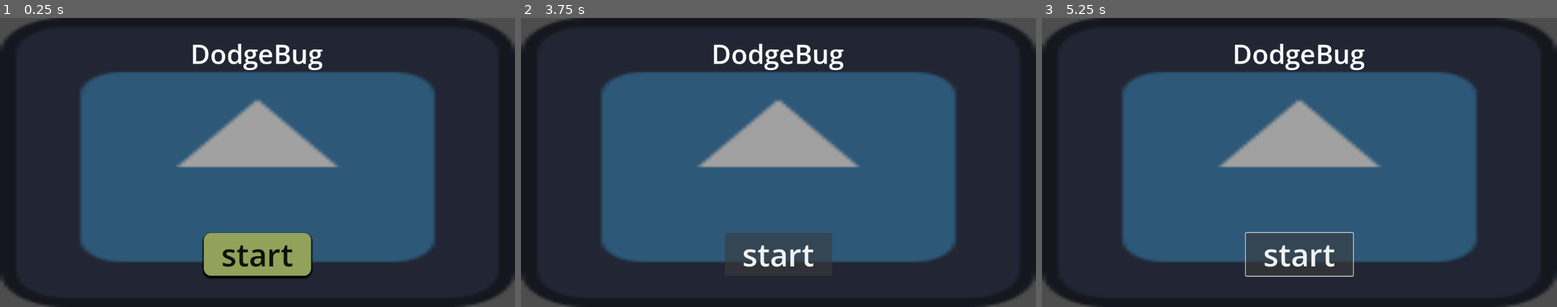
Above: before the commit, frames 1-3 (left to right).
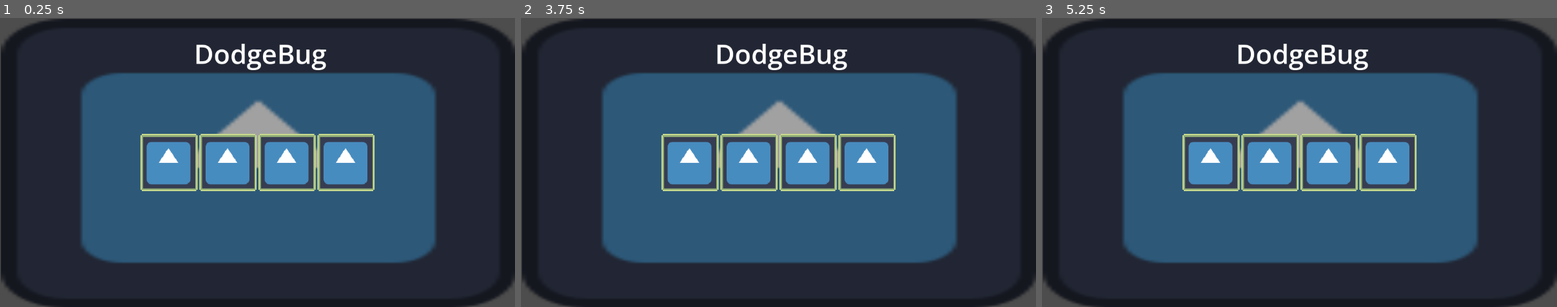
Above: after the commit, the same moments.

Repository: Muadz-coder/Bug-Survival
Game: Godot game, scene res://scenes/menu.tscn
Two runs of this game, one before a commit and one after it. Both use one fixed random seed, a clock stepped at 60 frames per second and the inputs below. This scene is started directly instead of the project's main scene. The engine's default icon, where the game draws it, is replaced by a stand-in: a white triangle on a blue panel in a dark square.
Inputs (mouse positions are in pixels of both pictures, inside the frame that each line leads up to):
- Up to frame 1 (0.25 s): no input
- Up to frame 2 (3.75 s): click (690, 162) at 0.52 s; click (747, 162) at 1.27 s; click (809, 162) at 2.02 s; click (866, 162) at 2.77 s; click (778, 254) at 3.5 s, where only the run before the commit has a clickable "start"
- Up to frame 3 (5.25 s): click (1299, 254) at 4.25 s, where only the run before the commit has a clickable "start"; tap Enter (ui_accept) at 5 s; hold Right (ui_right) from 5.03 s (still down)

The runs differ from the first frame. In frame 1, 14% of the frame differs, in the area x 0-91%, y 0-91%; in frame 2, 13%; in frame 3, 13%.

Commit message:
added buttons for my game

Diff:
--- a/dodge-bug/scenes/menu.tscn
+++ b/dodge-bug/scenes/menu.tscn
@@ -1,21 +1,19 @@
 [gd_scene format=3 uid="uid://dtjomentacplv"]
 
 [ext_resource type="Texture2D" uid="uid://gftq7snuyi2v" path="res://icon.svg" id="1_yqeox"]
+[ext_resource type="Texture2D" uid="uid://coek603fdl1tl" path="res://sprites/New Piskel (1).png" id="2_vjb58"]
 
 [sub_resource type="StyleBoxTexture" id="StyleBoxTexture_vjb58"]
 texture = ExtResource("1_yqeox")
 modulate_color = Color(0.62967473, 0.62967473, 0.6296747, 1)
 
-[sub_resource type="StyleBoxFlat" id="StyleBoxFlat_4h3mk"]
-bg_color = Color(0.57215935, 0.63567287, 0.352477, 1)
-corner_radius_top_left = 16
-corner_radius_top_right = 16
-corner_radius_bottom_right = 16
-corner_radius_bottom_left = 16
-corner_detail = 16
-shadow_color = Color(0, 0, 0, 1)
-shadow_size = 5
-shadow_offset = Vector2(0, 3.41)
+[sub_resource type="AtlasTexture" id="AtlasTexture_con2f"]
+atlas = ExtResource("2_vjb58")
+region = Rect2(-0.0118255615, -0.07570553, 128.32133, 128.22075)
+
+[sub_resource type="AtlasTexture" id="AtlasTexture_vjb58"]
+atlas = ExtResource("1_yqeox")
+region = Rect2(12.95018, 14.232994, 105.556656, 102.73428)
 
 [node name="main_menu" type="Control" unique_id=1765270092]
 layout_mode = 3
@@ -30,36 +28,176 @@
 anchors_preset = 15
 anchor_right = 1.0
 anchor_bottom = 1.0
+offset_left = 2.0
+offset_top = 2.0
+offset_right = 2.0
+offset_bottom = 2.0
 grow_horizontal = 2
 grow_vertical = 2
 theme_override_styles/panel = SubResource("StyleBoxTexture_vjb58")
 
-[node name="Button" type="Button" parent="." unique_id=212879603]
-layout_mode = 1
-anchors_preset = 8
-anchor_left = 0.5
-anchor_top = 0.5
-anchor_right = 0.5
-anchor_bottom = 0.5
-offset_left = -119.875
-offset_top = 158.0
-offset_right = 119.875
-offset_bottom = 254.0
-grow_horizontal = 2
-grow_vertical = 2
-theme_override_colors/font_color = Color(0.05044494, 0.07307043, 0.033809844, 1)
-theme_override_font_sizes/font_size = 70
-theme_override_styles/normal = SubResource("StyleBoxFlat_4h3mk")
-text = "start"
+[node name="HBoxContainer" type="HBoxContainer" parent="." unique_id=1409191574]
+layout_mode = 1
+anchors_preset = 8
+anchor_left = 0.5
+anchor_top = 0.5
+anchor_right = 0.5
+anchor_bottom = 0.5
+offset_left = -262.0
+offset_top = -64.0
+offset_right = 262.0
+offset_bottom = 64.0
+grow_horizontal = 2
+grow_vertical = 2
+
+[node name="Control" type="Control" parent="HBoxContainer" unique_id=725929659]
+custom_minimum_size = Vector2(128, 128)
+layout_mode = 2
+
+[node name="ButtonBug" type="TextureButton" parent="HBoxContainer/Control" unique_id=1350175434]
+texture_filter = 1
+layout_mode = 1
+anchors_preset = 8
+anchor_left = 0.5
+anchor_top = 0.5
+anchor_right = 0.5
+anchor_bottom = 0.5
+offset_left = -64.0
+offset_top = -64.0
+offset_right = 64.0
+offset_bottom = 64.0
+grow_horizontal = 2
+grow_vertical = 2
+texture_normal = SubResource("AtlasTexture_con2f")
+
+[node name="TextureRect" type="TextureRect" parent="HBoxContainer/Control/ButtonBug" unique_id=1194733131]
+layout_mode = 1
+anchors_preset = 8
+anchor_left = 0.5
+anchor_top = 0.5
+anchor_right = 0.5
+anchor_bottom = 0.5
+offset_left = -58.5
+offset_top = -57.5
+offset_right = 58.5
+offset_bottom = 57.5
+grow_horizontal = 2
+grow_vertical = 2
+texture = SubResource("AtlasTexture_vjb58")
+
+[node name="Control2" type="Control" parent="HBoxContainer" unique_id=577881780]
+custom_minimum_size = Vector2(128, 128)
+layout_mode = 2
+
+[node name="ButtonSpider" type="TextureButton" parent="HBoxContainer/Control2" unique_id=942842697]
+texture_filter = 1
+layout_mode = 1
+anchors_preset = 8
+anchor_left = 0.5
+anchor_top = 0.5
+anchor_right = 0.5
+anchor_bottom = 0.5
+offset_left = -64.0
+offset_top = -64.0
+offset_right = 64.0
+offset_bottom = 64.0
+grow_horizontal = 2
+grow_vertical = 2
+texture_normal = SubResource("AtlasTexture_con2f")
+
+[node name="TextureRect2" type="TextureRect" parent="HBoxContainer/Control2/ButtonSpider" unique_id=2024573922]
+layout_mode = 1
+anchors_preset = 8
+anchor_left = 0.5
+anchor_top = 0.5
+anchor_right = 0.5
+anchor_bottom = 0.5
+offset_left = -58.5
+offset_top = -57.5
+offset_right = 58.5
+offset_bottom = 57.5
+grow_horizontal = 2
+grow_vertical = 2
+texture = SubResource("AtlasTexture_vjb58")
+
+[node name="Control3" type="Control" parent="HBoxContainer" unique_id=1327193072]
+custom_minimum_size = Vector2(128, 128)
+layout_mode = 2
+
+[node name="ButtonBeetle" type="TextureButton" parent="HBoxContainer/Control3" unique_id=1478148025]
+texture_filter = 1
+layout_mode = 1
+anchors_preset = 8
+anchor_left = 0.5
+anchor_top = 0.5
+anchor_right = 0.5
+anchor_bottom = 0.5
+offset_left = -64.0
+offset_top = -64.0
+offset_right = 64.0
+offset_bottom = 64.0
+grow_horizontal = 2
+grow_vertical = 2
+texture_normal = SubResource("AtlasTexture_con2f")
+
+[node name="TextureRect3" type="TextureRect" parent="HBoxContainer/Control3/ButtonBeetle" unique_id=2127758497]
+layout_mode = 1
+anchors_preset = 8
+anchor_left = 0.5
+anchor_top = 0.5
+anchor_right = 0.5
+anchor_bottom = 0.5
+offset_left = -58.5
+offset_top = -57.5
+offset_right = 58.5
+offset_bottom = 57.5
+grow_horizontal = 2
+grow_vertical = 2
+texture = SubResource("AtlasTexture_vjb58")
+
+[node name="Control4" type="Control" parent="HBoxContainer" unique_id=466100879]
+custom_minimum_size = Vector2(128, 128)
+layout_mode = 2
+
+[node name="ButtonPill" type="TextureButton" parent="HBoxContainer/Control4" unique_id=1825416941]
+texture_filter = 1
+layout_mode = 1
+anchors_preset = 8
+anchor_left = 0.5
+anchor_top = 0.5
+anchor_right = 0.5
+anchor_bottom = 0.5
+offset_left = -64.0
+offset_top = -64.0
+offset_right = 64.0
+offset_bottom = 64.0
+grow_horizontal = 2
+grow_vertical = 2
+texture_normal = SubResource("AtlasTexture_con2f")
+
+[node name="TextureRect4" type="TextureRect" parent="HBoxContainer/Control4/ButtonPill" unique_id=1382261655]
+layout_mode = 1
+anchors_preset = 8
+anchor_left = 0.5
+anchor_top = 0.5
+anchor_right = 0.5
+anchor_bottom = 0.5
+offset_left = -58.5
+offset_top = -57.5
+offset_right = 58.5
+offset_bottom = 57.5
+grow_horizontal = 2
+grow_vertical = 2
+texture = SubResource("AtlasTexture_vjb58")
 
 [node name="Label" type="Label" parent="." unique_id=12959172]
 layout_mode = 1
 anchors_preset = 5
 anchor_left = 0.5
 anchor_right = 0.5
-offset_left = -150.5
+offset_left = -142.5
 offset_top = 16.0
-offset_right = 146.5
+offset_right = 154.5
 offset_bottom = 143.0
 grow_horizontal = 2
 theme_override_font_sizes/font_size = 60
Binary file added: dodge-bug/sprites/New Piskel (1).png
Not shown, added: dodge-bug/sprites/New Piskel (1).png.import
Binary file added: dodge-bug/sprites/New Piskel.png
Not shown, added: dodge-bug/sprites/New Piskel.png.import
